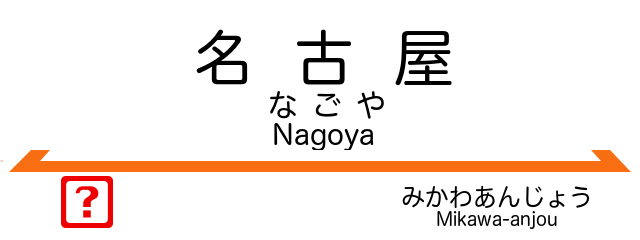
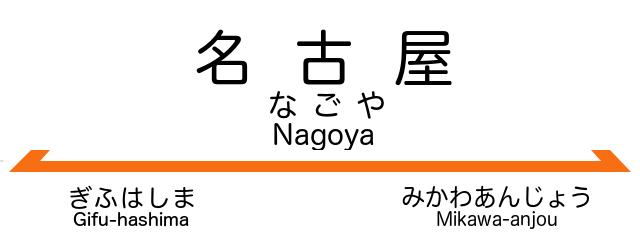
Layered file, before and after one edit (640 x 240). Changes by layer:
painted on "次駅" over bbox(61, 176, 194, 228)
